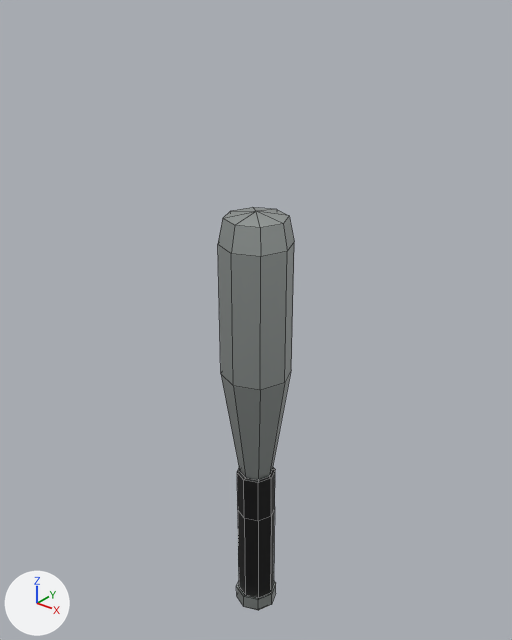
The FBX model Assets/Resources/3D Models/baseball_Bat.fbx as it was, and as the next commit left it.
The view is the same before and after, from a camera (50 mm lens) standing at (2.11, -2.64, 3.16) and looking at (-0.07, 0.09, 1.46). Every picture has the same lights, and +X, +Y and +Z are marked at lower left. Mesh edges are drawn as thin lines. Where no turn or scale is listed for an object, it has been applied to the vertices.
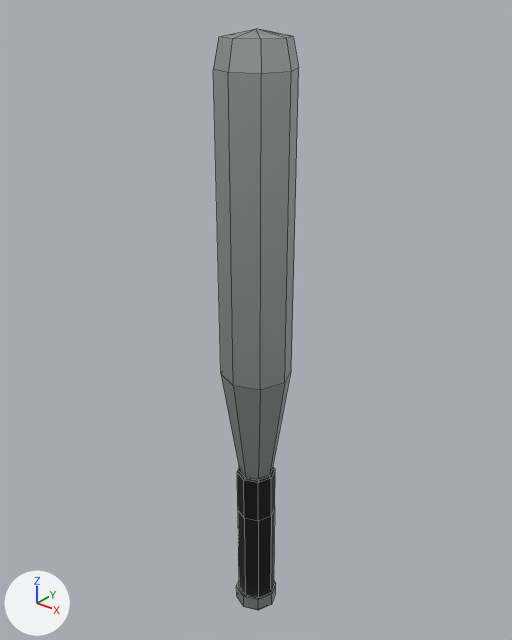
The newer file is also rescaled (x0.306) as a whole; pictures and numbers use the older file's frame.

What the commit changed:
me_cylinder_002 has 82 vertices, 88 faces and spans x -0.19..0.19, y -0.19..0.19, z -0.49..2.11.
me_cylinder_002 is used by ob_cylinder; location (0.0, 0.0, 0.0).
me_cylinder_002 part 1: all 17 vertices in x -0.19..0.19, y -0.19..0.19, z 1.95..2.11 are moved by (0.0, 0.0, 0.83).

What differs and where, as boxes (x1, y1, x2, y2) in the pictures (512 x 640 px; the box of a moved part takes in the faces that stretch with it):
'Cylinder', reshaped (13% wider, 44% taller): before (218, 207, 294, 610); after (213, 29, 299, 610)
part 1 of me_cylinder_002, moved or reshaped: before (218, 207, 294, 324); after (213, 29, 299, 324)
